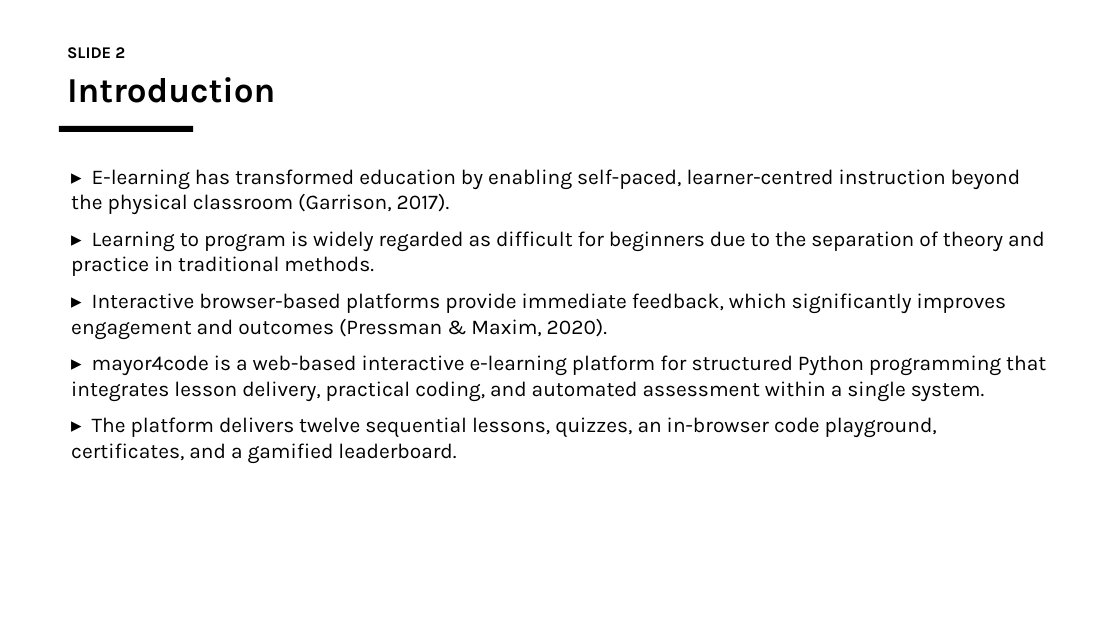
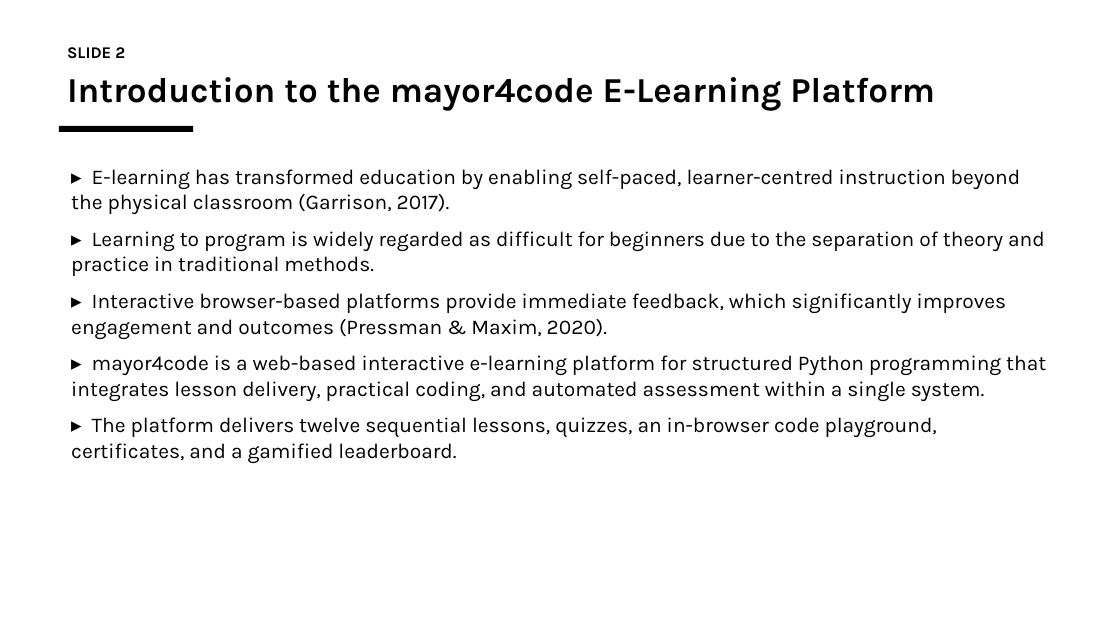
Before and after one commit to charlesfame33-web/IDS, a slide deck: slide 2 of mayor4code_Defence_Slides.pptx. Drawn at 1120x630 pixels with LibreOffice and Linux fonts; fonts in the diff are those of the drawing. Boxes give left, top, right and bottom in pixels: in the first picture for what was removed or moved away, otherwise in the second. Text is boxed around its words. In the diff, an @@ line names an element or a change of style, - is before the commit and + after.

Commit message:
chore: complete mayor4code — fix mockup, all_done stats, expand report to 65pp with flowchart, contributions, enhanced slides

```diff
--- a/mayor4code_Defence_Slides.pptx
+++ b/mayor4code_Defence_Slides.pptx
@@ text at (x1=67, y1=77, x2=935, y2=111): text changed @@
-Introduction
+Introduction to the mayor4code E-Learning Platform
```
Also in this commit, not shown: 7 other slides changed, 1 slide added, 1 slide removed, 7 other files.
